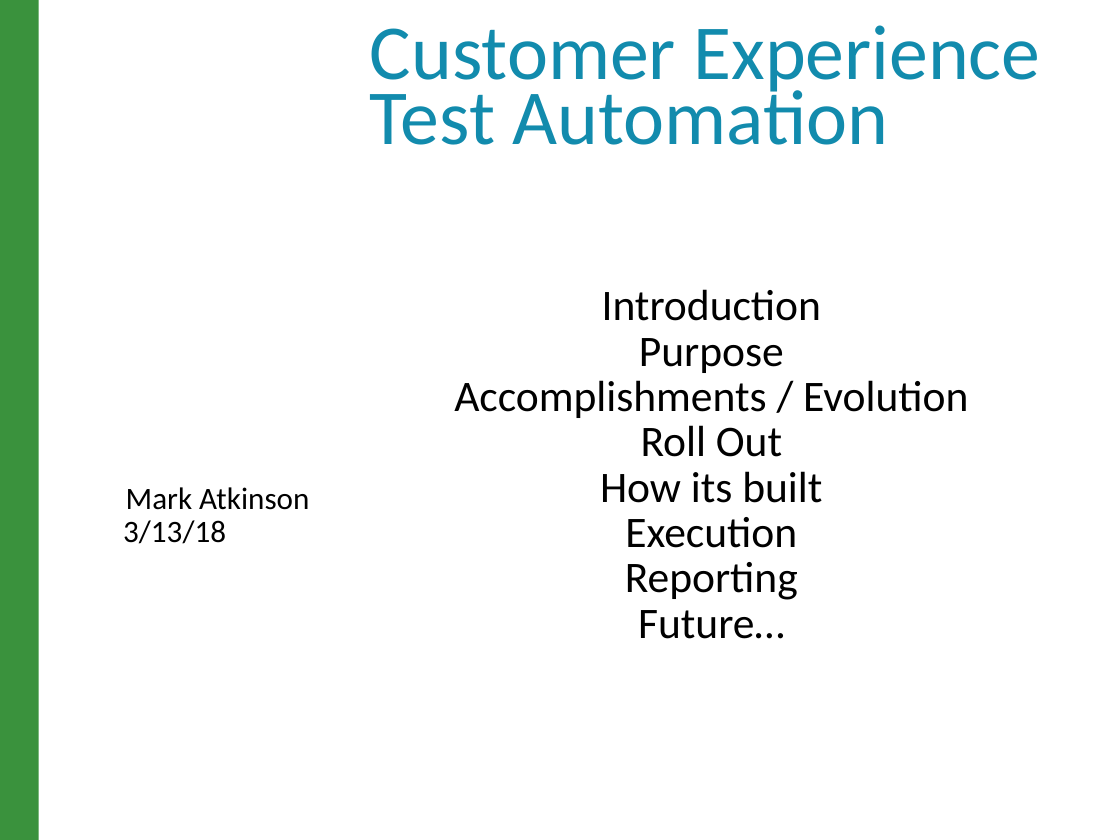
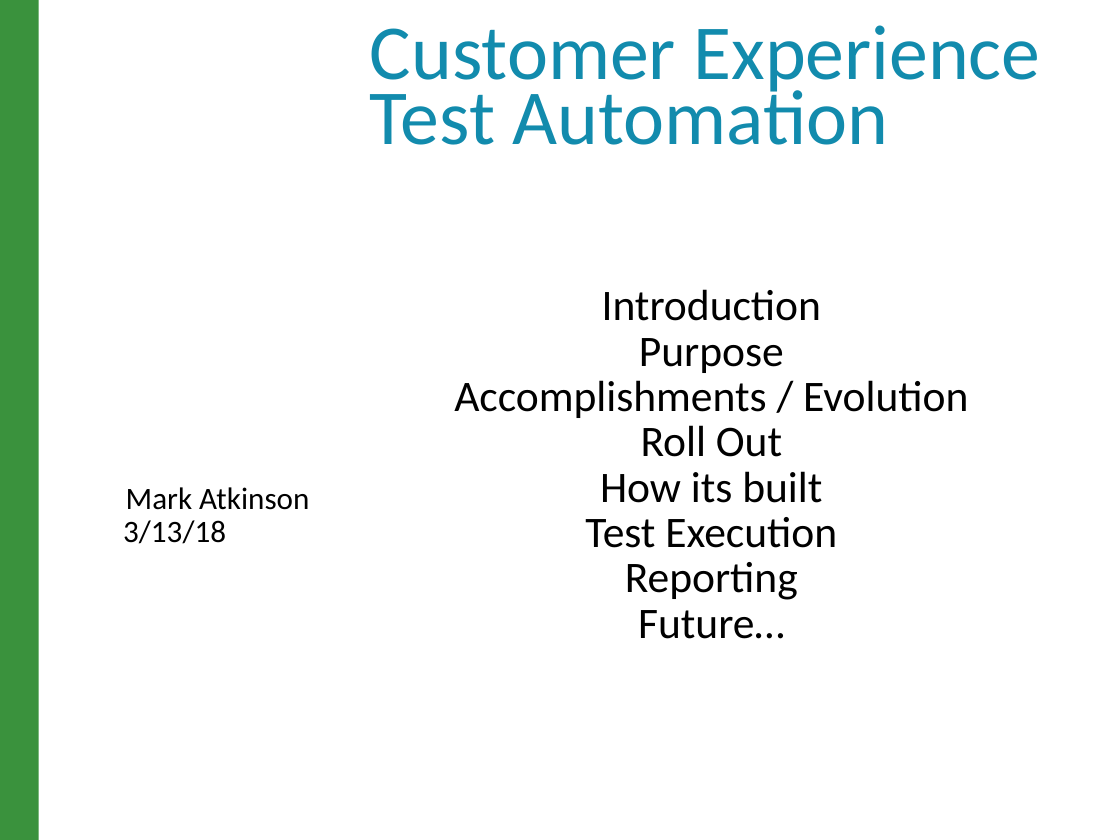
Before and after one commit to raghav9329/mainProf, a slide deck: slide 1 of CurrentWork_Delta/CX_StrategyPowerPoint.pptx. Drawn at 1120x840 pixels with LibreOffice and Linux fonts; fonts in the diff are those of the drawing; background and template pictures are left out. Boxes give left, top, right and bottom in pixels: in the first picture for what was removed or moved away, otherwise in the second. Text is boxed around its words. In the diff, an @@ line names an element or a change of style, - is before the commit and + after.

```diff
--- a/CurrentWork_Delta/CX_StrategyPowerPoint.pptx
+++ b/CurrentWork_Delta/CX_StrategyPowerPoint.pptx
@@ text at (x1=585, y1=517, x2=837, y2=548): text changed @@
-Execution
+Test Execution
```
Also in this commit, not shown: 4 other slides changed, 3 slides added.
